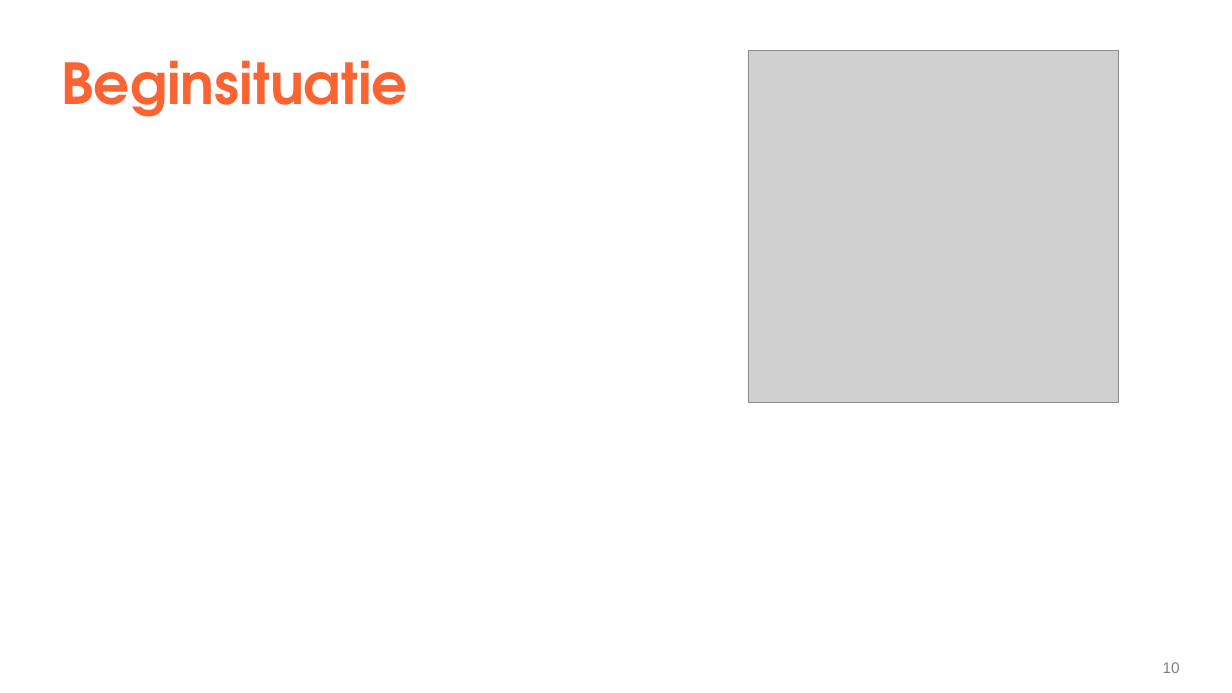
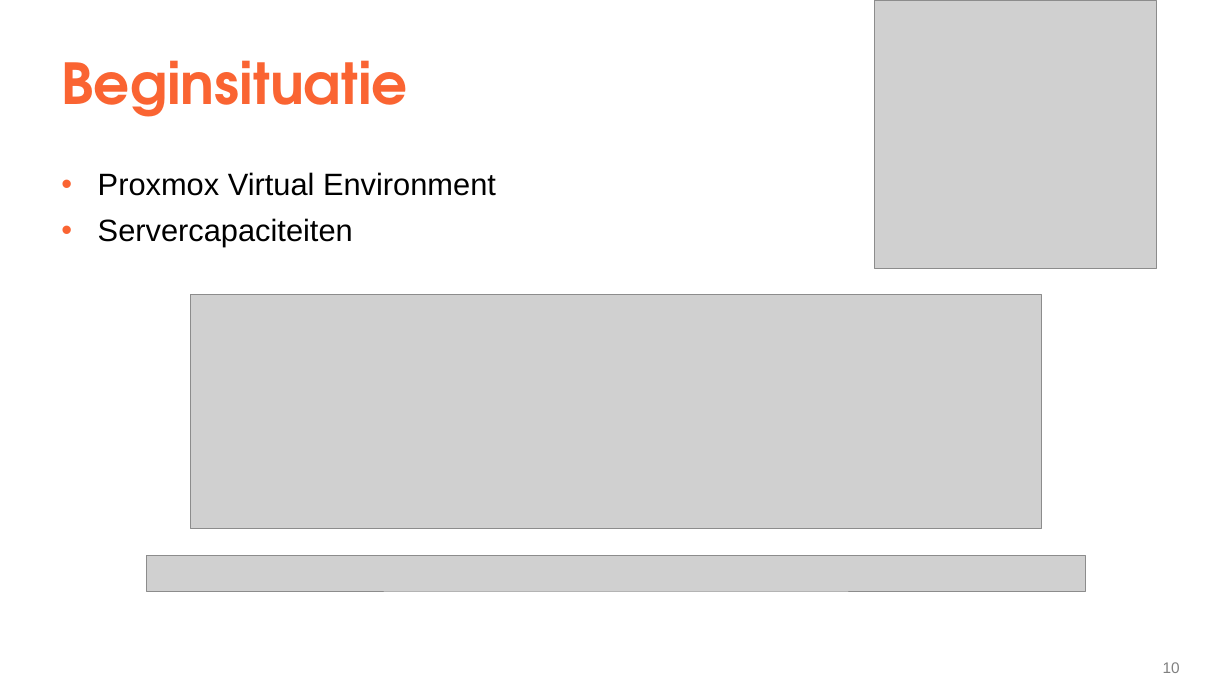
Before and after one commit to YenteLens/ylbachelorproef, a slide deck: slide 10 of Presentatie/eindpresentatie.pptx. Drawn at 1232x693 pixels with LibreOffice and Linux fonts; fonts in the diff are those of the drawing; grey boxes stand for pictures. Boxes give left, top, right and bottom in pixels: in the first picture for what was removed or moved away, otherwise in the second. Text is boxed around its words. In the diff, an @@ line names an element or a change of style, - is before the commit and + after.

```diff
--- a/Presentatie/eindpresentatie.pptx
+++ b/Presentatie/eindpresentatie.pptx
@@ picture: place and size @@
-picture at [749, 51, 1119, 404]
+picture at [875, 0, 1157, 268]
@@ text added at [98, 172, 496, 247], 24 pt, text #000000 @@
+  • Proxmox Virtual Environment
+  • Servercapaciteiten
@@ picture added at [190, 295, 1042, 529] @@
@@ picture added at [147, 555, 1085, 592] @@
```
Also in this commit, not shown: 3 other slides changed.
